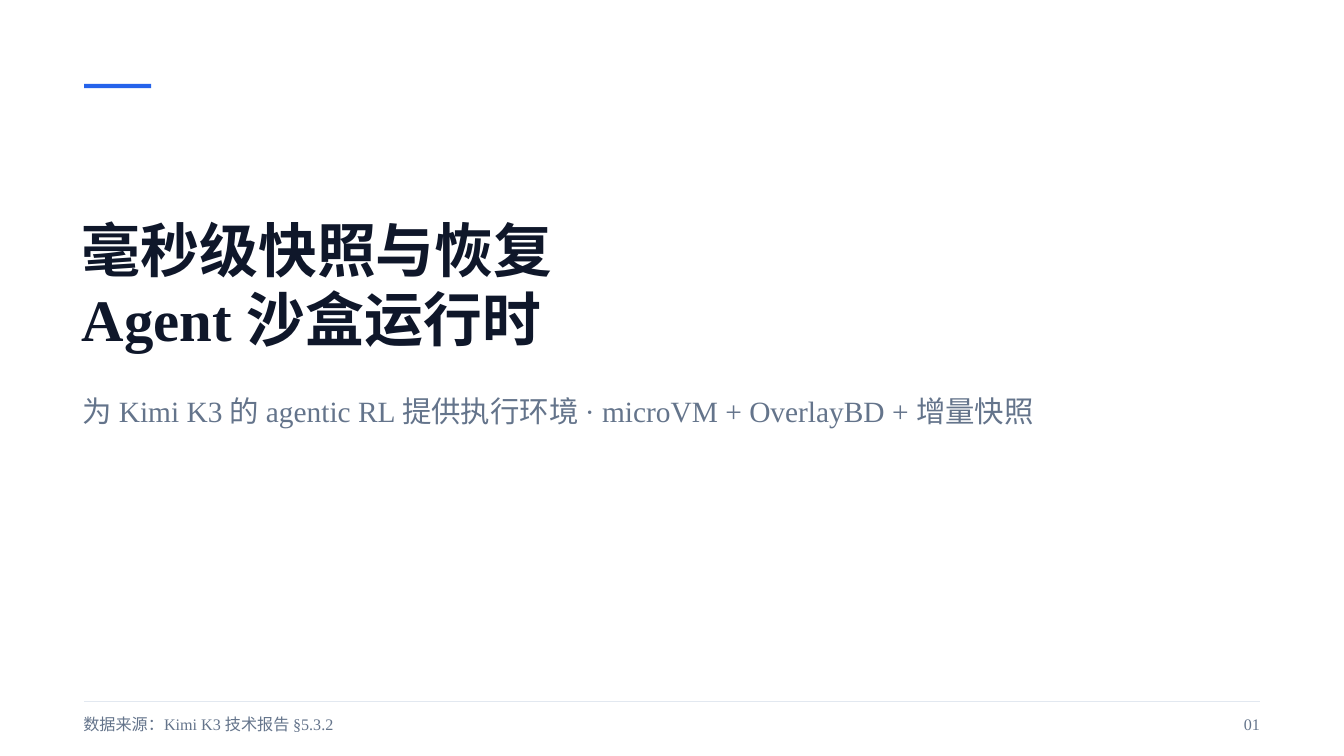
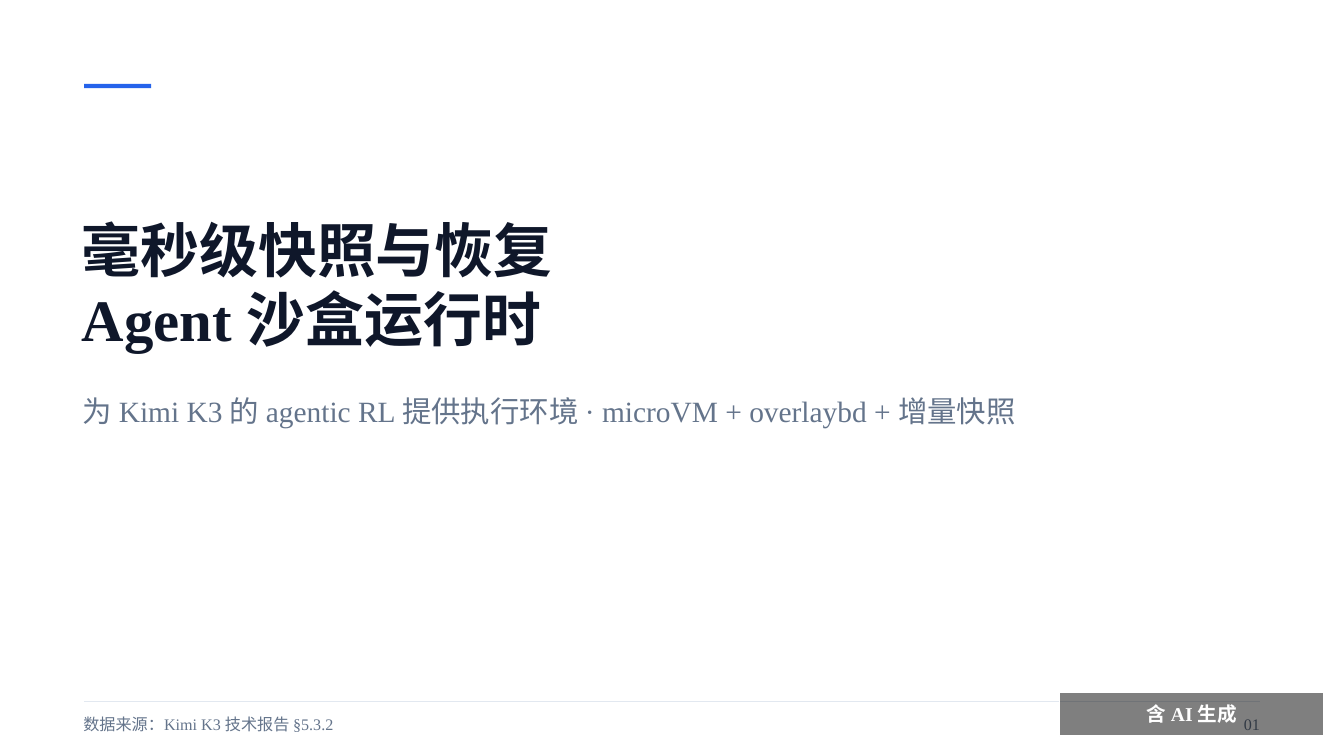
Before and after one commit to liushiqin-647/aenv, a slide deck: slide 1 of agentenv_20261102_polished.pptx. Drawn at 1344x756 pixels with LibreOffice and Linux fonts; fonts in the diff are those of the drawing. Boxes give left, top, right and bottom in pixels: in the first picture for what was removed or moved away, otherwise in the second. Text is boxed around its words. In the diff, an @@ line names an element or a change of style, - is before the commit and + after.

```diff
--- a/agentenv_20261102_polished.pptx
+++ b/agentenv_20261102_polished.pptx
@@ text at [83, 397, 1016, 429]: text changed @@
-为 Kimi K3 的 agentic RL 提供执行环境 · microVM + OverlayBD + 增量快照
+为 Kimi K3 的 agentic RL 提供执行环境 · microVM + overlaybd + 增量快照
@@ rectangle added at [1060, 693, 1324, 737], fill #000000 at 50% opacity, outline #FFFFFF 1 pt, 14 pt, text #FFFFFF, bold @@
+含 AI 生成
```
Also in this commit, not shown: 2 other slides changed.
